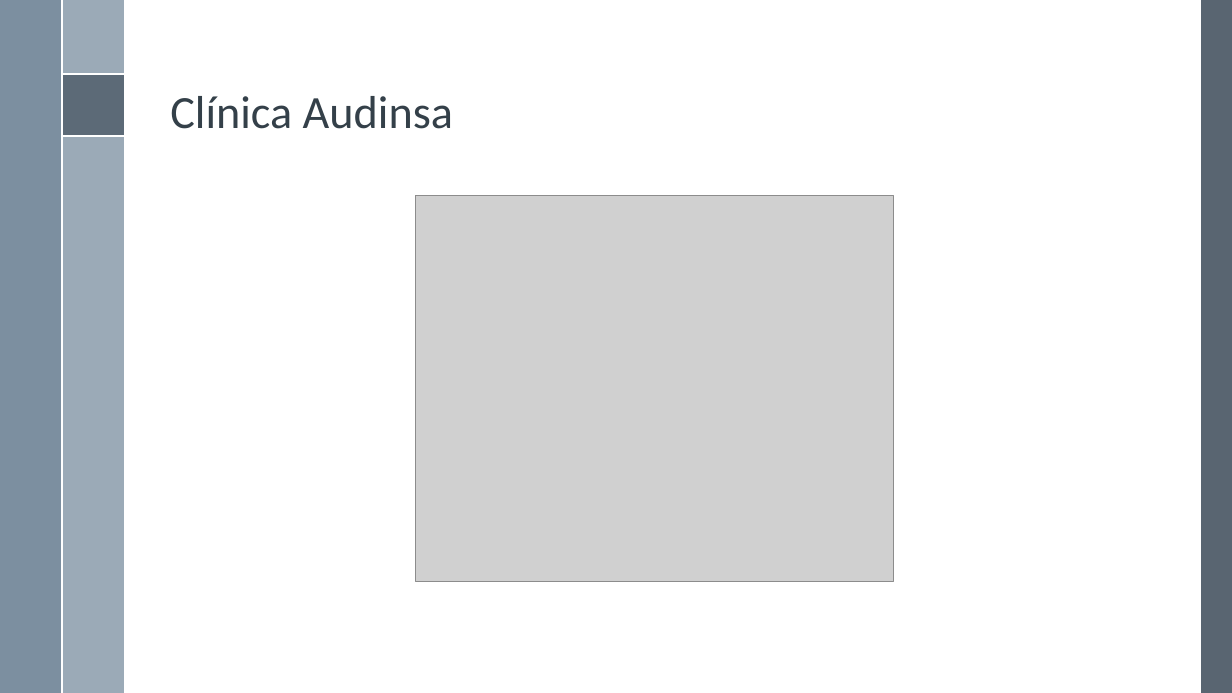
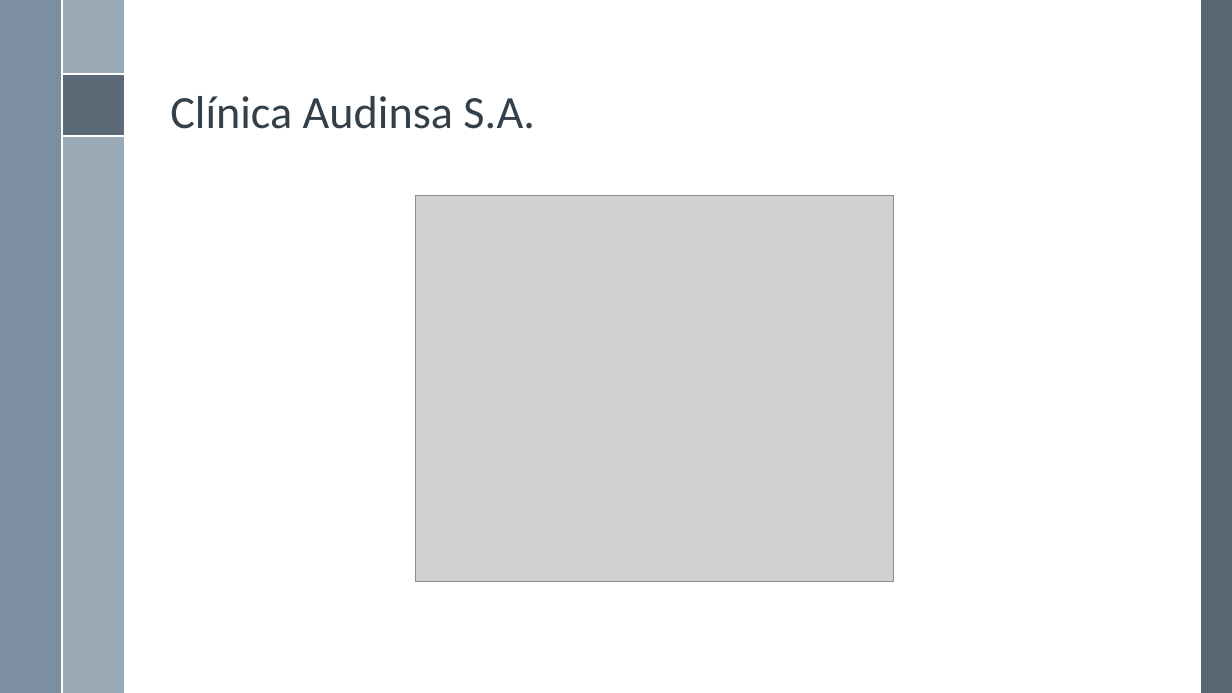
Before and after one commit to rbaltodanog/audinsaapp, a slide deck: slide 7 of documentacion/presentacion/Presentación.pptx. Drawn at 1232x693 pixels with LibreOffice and Linux fonts; fonts in the diff are those of the drawing; grey boxes stand for pictures; background and template pictures are left out. Boxes give left, top, right and bottom in pixels: in the first picture for what was removed or moved away, otherwise in the second. Text is boxed around its words. In the diff, an @@ line names an element or a change of style, - is before the commit and + after.

```diff
--- a/documentacion/presentacion/Presentación.pptx
+++ b/documentacion/presentacion/Presentación.pptx
@@ title at (x1=170, y1=96, x2=535, y2=129): text changed @@
-Clínica Audinsa
+Clínica Audinsa S.A.
```
Also in this commit, not shown: 2 other slides changed.
